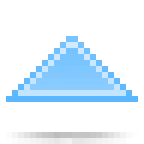
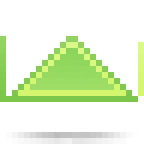
Before/after of a 144 × 144 layered artwork. What changed in the layer stack:
showed "Layer 9" over [0, 36, 144, 102]
